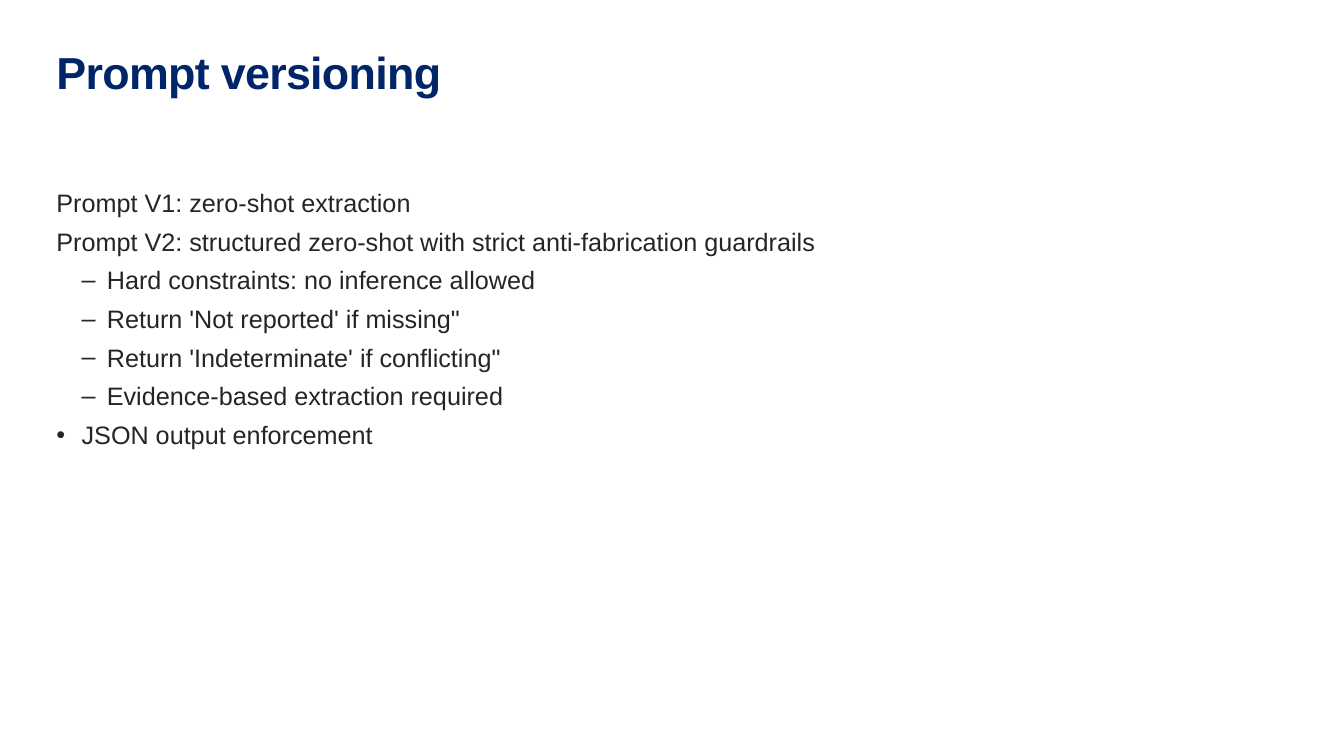
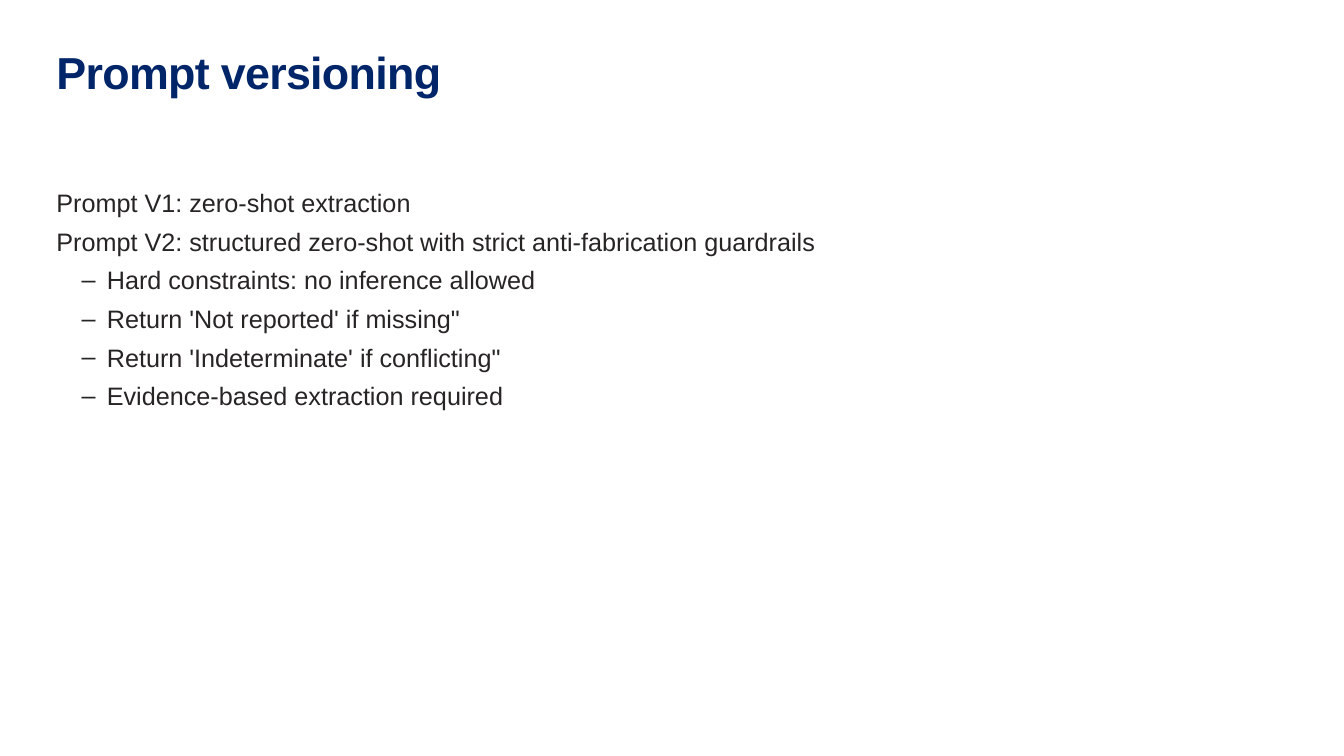
Before and after one commit to Robertjam954/llm_summarization_br_ca, a slide deck: slide 16 of conferences/cornell_spring_wip/llm_summary_validation_presentation.pptx (slide 17 before the commit). Drawn at 1344x756 pixels with LibreOffice and Linux fonts; fonts in the diff are those of the drawing. Boxes give left, top, right and bottom in pixels: in the first picture for what was removed or moved away, otherwise in the second. Text is boxed around its words. In the diff, an @@ line names an element or a change of style, - is before the commit and + after.

```diff
--- a/conferences/cornell_spring_wip/llm_summary_validation_presentation.pptx
+++ b/conferences/cornell_spring_wip/llm_summary_validation_presentation.pptx
@@ text at (82, 425, 373, 450): paragraph removed @@
-  • JSON output enforcement
```
Also in this commit, not shown: 5 other slides changed, 1 slide added, 1 slide removed, 24 other files.
